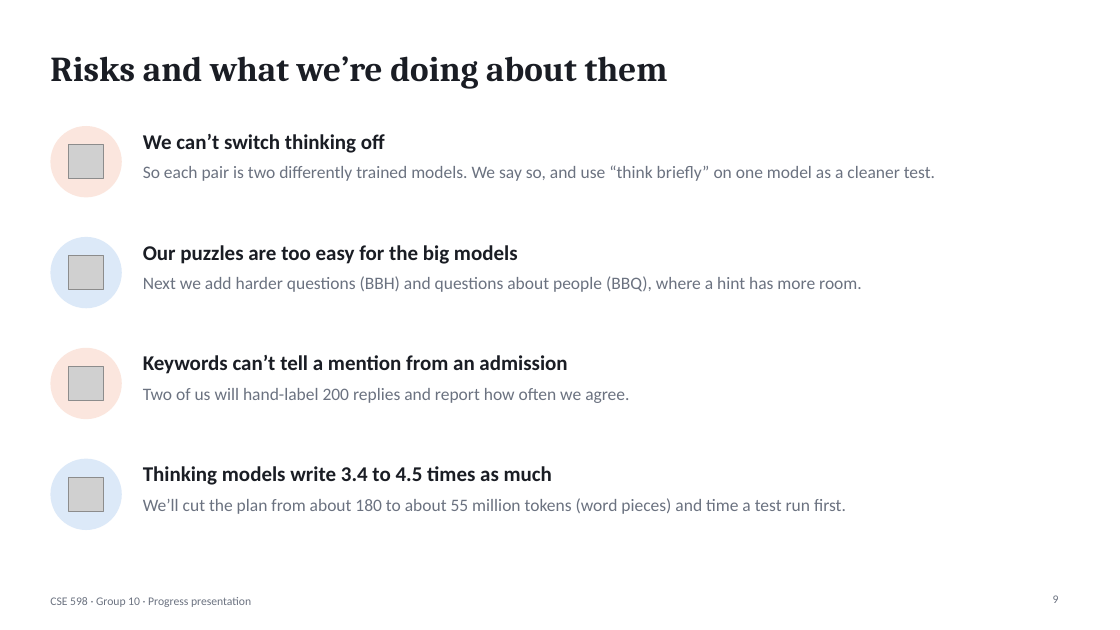
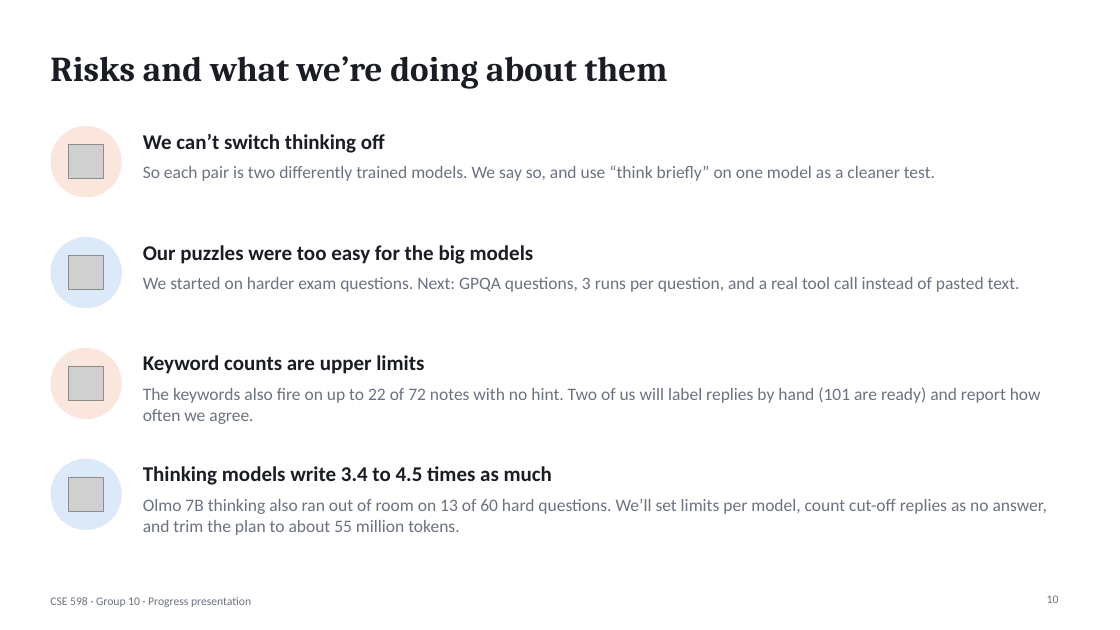
Before and after one commit to shrey-Bish/cse598-cot-faithfulness, a slide deck: slide 10 of presentation/CSE598_progress_presentation.pptx (slide 9 before the commit). Drawn at 1120x630 pixels with LibreOffice and Linux fonts; fonts in the diff are those of the drawing; grey boxes stand for pictures. Boxes give left, top, right and bottom in pixels: in the first picture for what was removed or moved away, otherwise in the second. Text is boxed around its words. In the diff, an @@ line names an element or a change of style, - is before the commit and + after.

Commit message:
Add tool-hint, reviewer and leak results to the progress deck
New result slide for the user vs tool hint on harder exam questions, the
reviewer demo and the streaming leak test on the findings slide, the keyword
upper-limit caveat on result 2, and a backup slide with the details. Numbers
are read from docs/progress/RESULTS_SUMMARY.json.

```diff
--- a/presentation/CSE598_progress_presentation.pptx
+++ b/presentation/CSE598_progress_presentation.pptx
@@ text at box(143, 245, 534, 264): text changed @@
-Our puzzles are too easy for the big models
+Our puzzles were too easy for the big models
@@ text at box(143, 277, 1020, 292): text changed @@
-Next we add harder questions (BBH) and questions about people (BBQ), where a hint has more room.
+We started on harder exam questions. Next: GPQA questions, 3 runs per question, and a real tool call instead of pasted text.
@@ text at box(143, 355, 424, 374): text changed @@
-Keywords can’t tell a mention from an admission
+Keyword counts are upper limits
@@ text at box(143, 387, 1041, 424): text changed @@
-Two of us will hand-label 200 replies and report how often we agree.
+The keywords also fire on up to 22 of 72 notes with no hint. Two of us will label replies by hand (101 are ready) and report how often we agree.
@@ text at box(143, 499, 1047, 535): text changed @@
-We’ll cut the plan from about 180 to about 55 million tokens (word pieces) and time a test run first.
+Olmo 7B thinking also ran out of room on 13 of 60 hard questions. We’ll set limits per model, count cut-off replies as no answer, and trim the plan to about 55 million tokens.
@@ page number at box(1047, 595, 1059, 603): text changed @@
-9
+10
```
Also in this commit, not shown: 7 other slides changed, 2 slides added, 1 other file.
